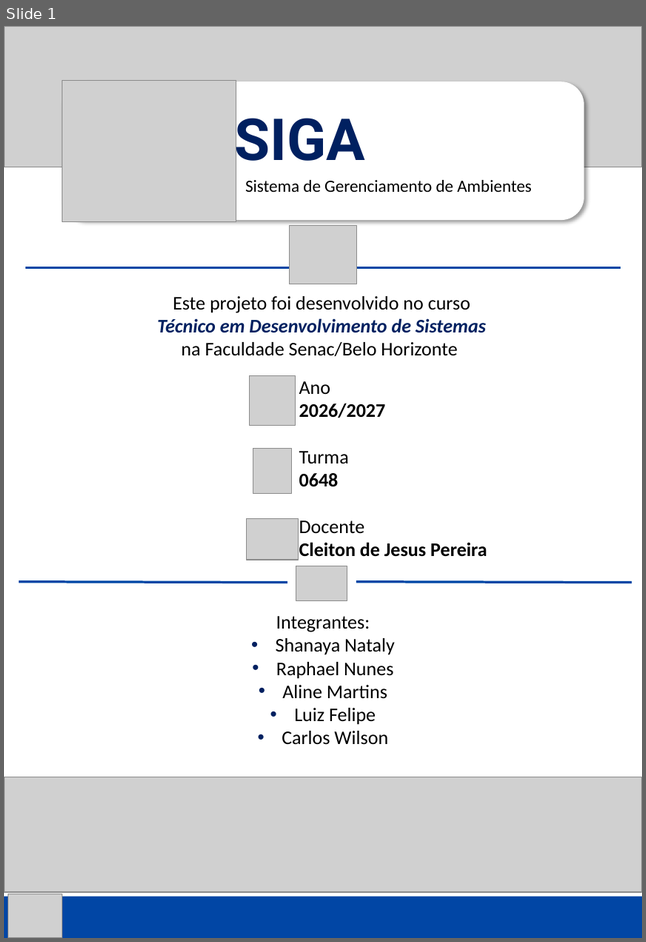
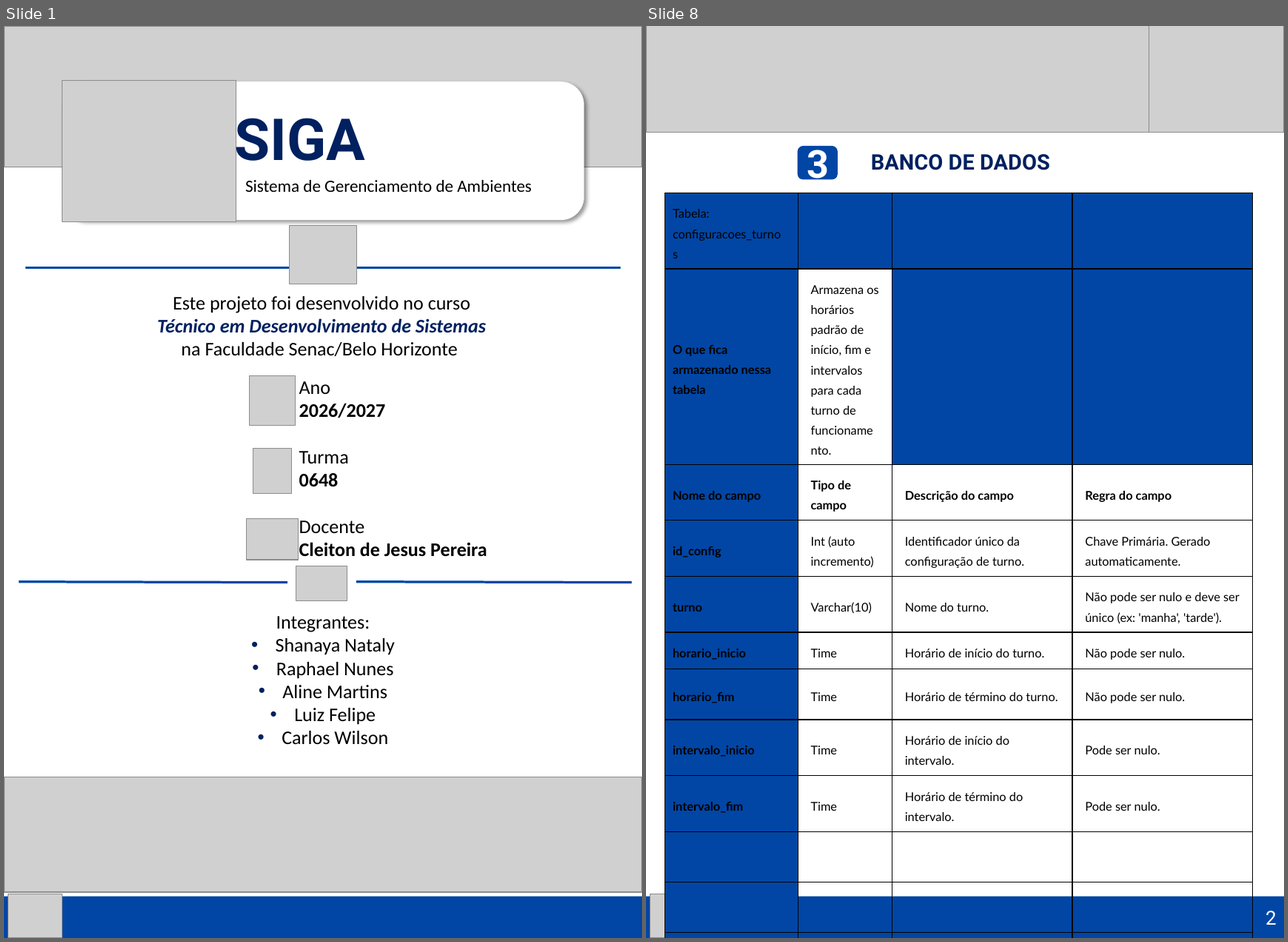
Before and after one commit to MariposaDaProgramacao/Projeto-Integrador, a slide deck: DOCUMENTACAO/Sistema de Gerenciamento de Ambientes - Documentação.pptx. Shown side by side, each under a label of ours: slide 1 before the commit, slides 1 and 8 after it; the slides between them are not shown. The pictures are 646x942 and 1288x942 pixels, drawn with LibreOffice and Linux fonts; fonts in the diff are those of the drawing; grey boxes stand for pictures. Boxes give left, top, right and bottom in pixels: in the first picture for what was removed or moved away, otherwise in the second. Text is boxed around its words. In the diff, an @@ line names an element or a change of style, - is before the commit and + after.

```diff
--- a/DOCUMENTACAO/Sistema de Gerenciamento de Ambientes - Documentação.pptx
+++ b/DOCUMENTACAO/Sistema de Gerenciamento de Ambientes - Documentação.pptx
@@ slide 8 added at box(646, 26, 1284, 938), background #FFFFFF @@
@@ picture added at box(646, 26, 1284, 133) @@
@@ picture added at box(1149, 26, 1284, 133) @@
@@ rounded rectangle added at box(797, 146, 837, 179), fill #0146A5, 36 pt, text #FFFFFF, bold @@
+3
@@ text added at box(871, 154, 1050, 170), 20 pt, text #002060, bold @@
+BANCO DE DADOS
@@ table added at box(665, 192, 1253, 938), 14 rows, 4 columns @@
+Tabela: configuracoes_turnos |  |  | 
+O que fica armazenado nessa tabela | Armazena os horários padrão de início, fim e intervalos para cada turno de funcionamento. |  | 
+Nome do campo | Tipo de campo | Descrição do campo | Regra do campo
+id_config | Int (auto incremento) | Identificador único da configuração de turno. | Chave Primária. Gerado automaticamente.
+turno | Varchar(10) | Nome do turno. | Não pode ser nulo e deve ser único (ex: 'manha', 'tarde').
+horario_inicio | Time | Horário de início do turno. | Não pode ser nulo.
+horario_fim | Time | Horário de término do turno. | Não pode ser nulo.
+intervalo_inicio | Time | Horário de início do intervalo. | Pode ser nulo.
+intervalo_fim | Time | Horário de término do intervalo. | Pode ser nulo.
+ |  |  | 
+ |  |  | 
+ |  |  | 
+ |  |  | 
+ |  |  | 
@@ rectangle added at box(646, 896, 1284, 937), fill #0146A5, 18 pt, text #FFFFFF @@
+2
@@ picture added at box(650, 893, 704, 937) @@
```
Also in this commit, not shown: 2 slides changed, 14 other slides added, 3 slides removed, 2 other files.
